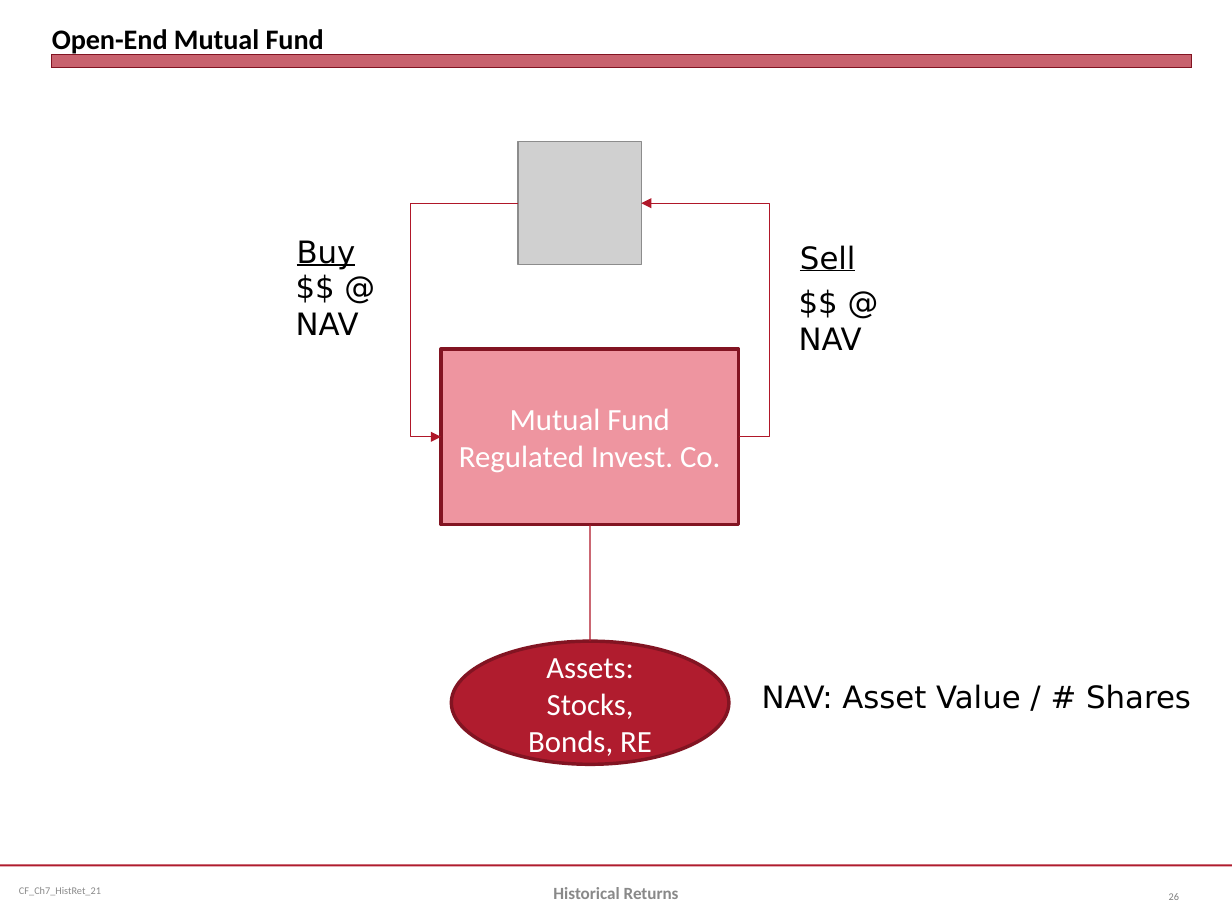
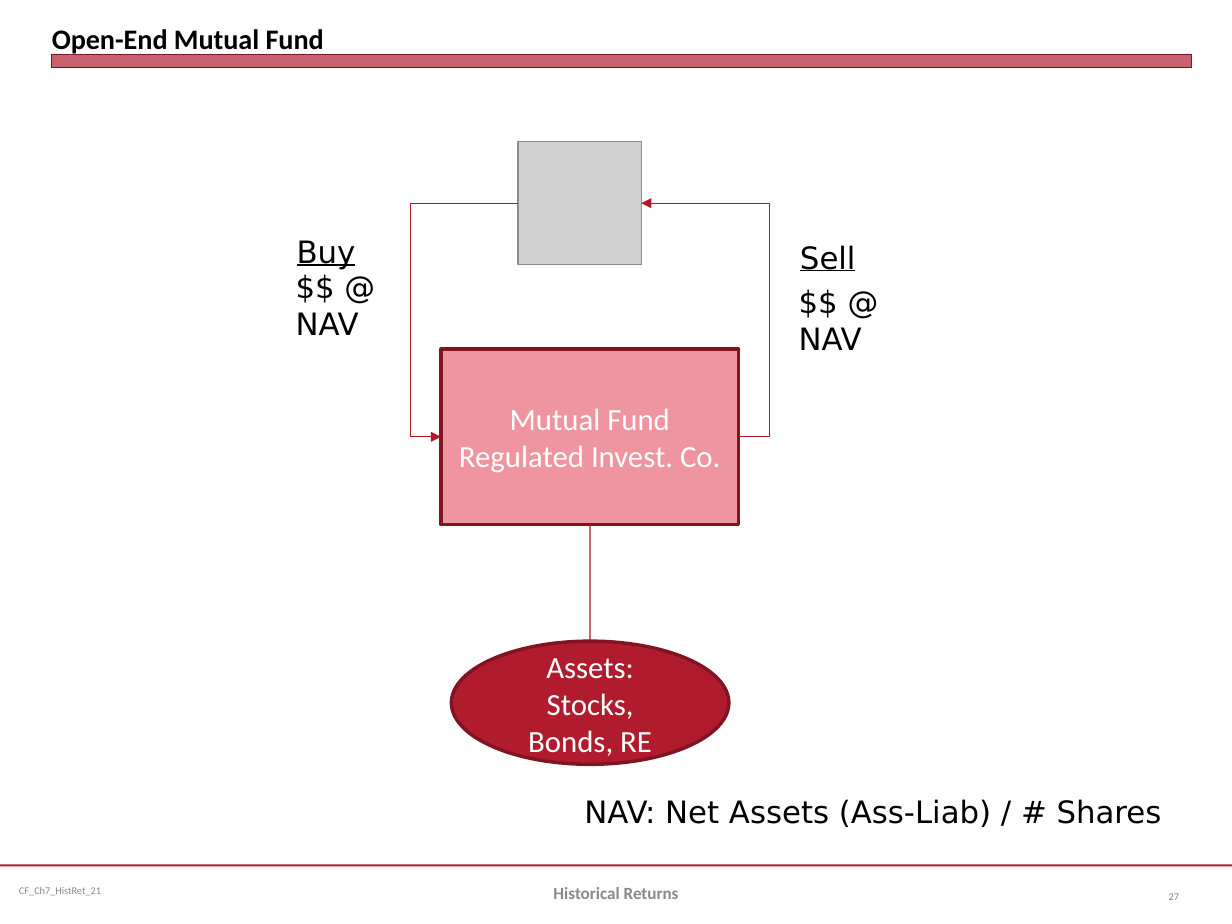
Before and after one commit to jmc877/Corporate-Finance, a slide deck: slide 27 of slides/CF_Ch7_HistRet_21.pptx (slide 26 before the commit). Drawn at 1232x924 pixels with LibreOffice and Linux fonts; fonts in the diff are those of the drawing; grey boxes stand for pictures. Boxes give left, top, right and bottom in pixels: in the first picture for what was removed or moved away, otherwise in the second. Text is boxed around its words. In the diff, an @@ line names an element or a change of style, - is before the commit and + after.

```diff
--- a/slides/CF_Ch7_HistRet_21.pptx
+++ b/slides/CF_Ch7_HistRet_21.pptx
@@ text at (584,799,1162,827): text changed @@
-NAV: Asset Value / # Shares
+NAV: Net Assets (Ass-Liab) / # Shares
@@ page number at (1169,893,1179,900): text changed @@
-26
+27
```
Also in this commit, not shown: 1 slide added, 5 other files.
